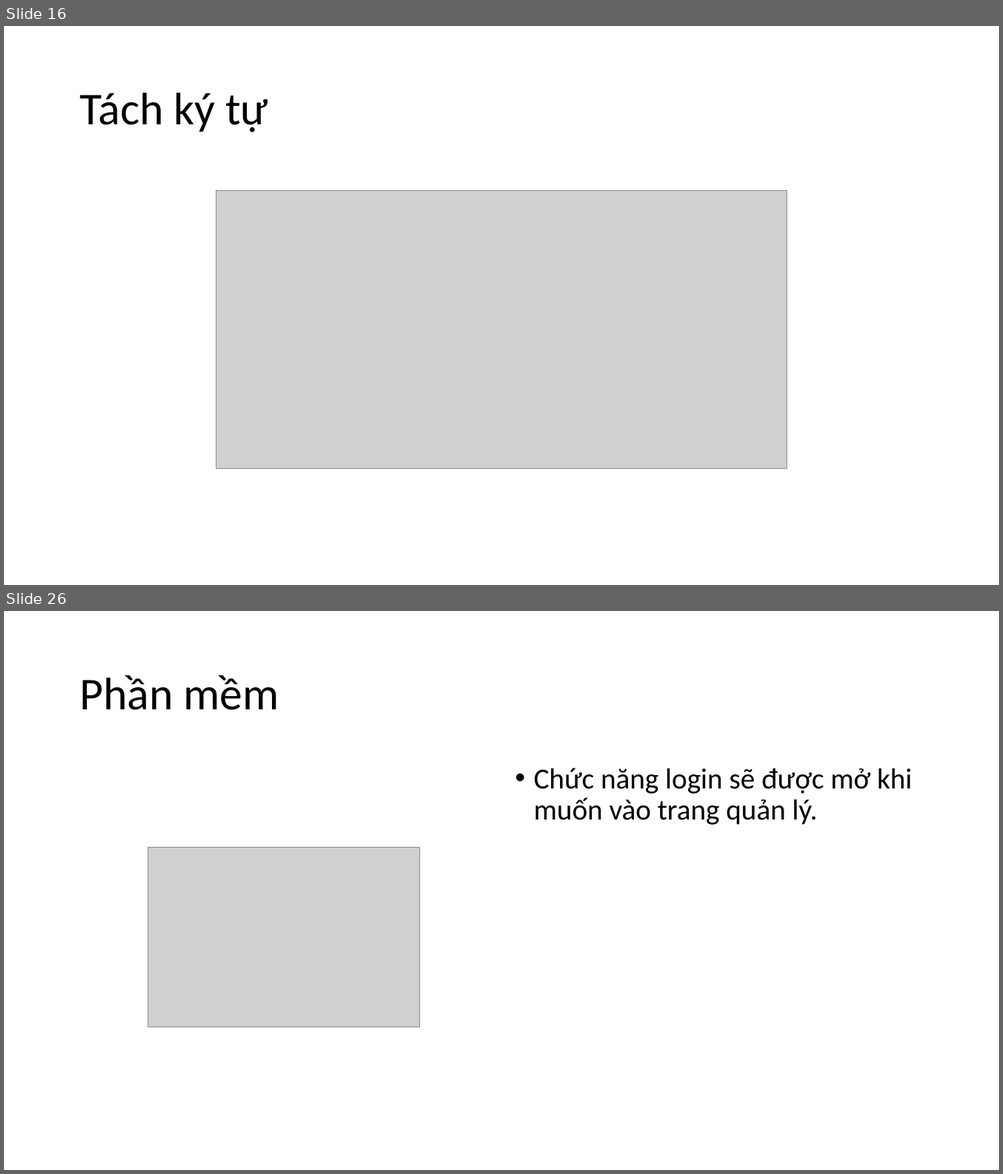
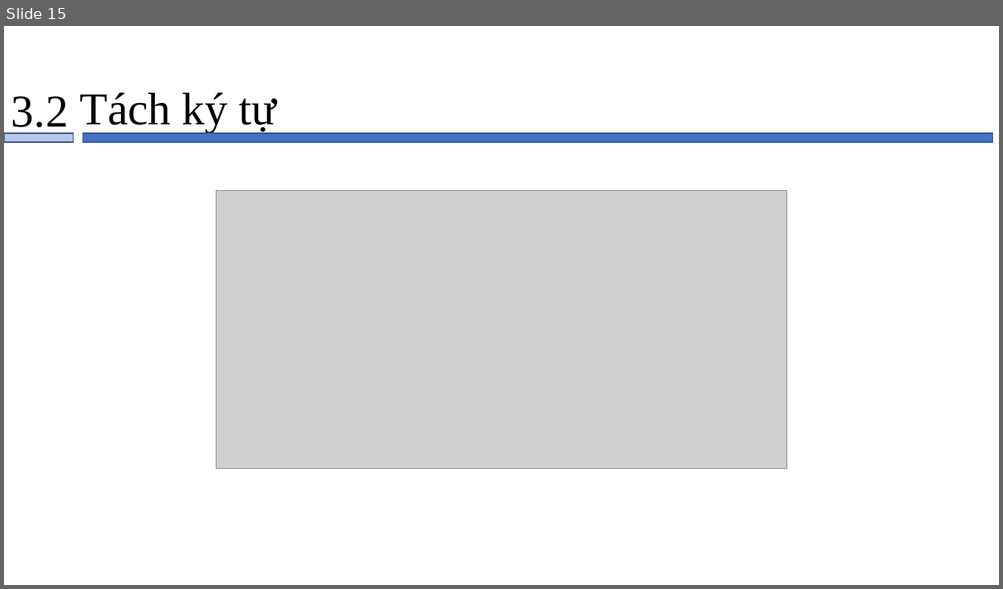
Before and after one commit to datdao999/graduation_project, a slide deck: thuyet_trinh_tot nghiep.pptx. Shown one above the other, each under a label of ours: slides 16 and 26 before the commit, slide 15 after it; the slides between them are not shown. The pictures are 1003x1174 and 1003x589 pixels, drawn with LibreOffice and Linux fonts; fonts in the diff are those of the drawing; grey boxes stand for pictures. Boxes give left, top, right and bottom in pixels: in the first picture for what was removed or moved away, otherwise in the second. Text is boxed around its words. In the diff, an @@ line names an element or a change of style, - is before the commit and + after.

```diff
--- a/thuyet_trinh_tot nghiep.pptx
+++ b/thuyet_trinh_tot nghiep.pptx
@@ slide 26 removed at box(4, 611, 999, 1170), background #FFFFFF @@
@@ title removed at box(79, 675, 279, 710) @@
-Phần mềm
@@ text removed at box(534, 768, 911, 825) @@
-• Chức năng login sẽ được mở khi muốn vào trang quản lý.
@@ picture removed at box(148, 848, 421, 1028) @@
@@ what was slide 16 is now slide 15 @@
@@ slide 15 changed as well @@
@@ title "Tách ký tự" at box(79, 93, 276, 133): font Calibri to Times New Roman @@
@@ text added at box(11, 96, 68, 136), 44 pt, text #000000 @@
+3.2
@@ rectangle added at box(4, 133, 74, 142), fill #B4C7E7, outline #325491 1 pt @@
@@ rectangle added at box(82, 133, 992, 142), fill #4472C4, outline #325491 1 pt @@
```
Also in this commit, not shown: 5 other slides changed, 12 slides added, 19 other slides removed, 8 other files.
